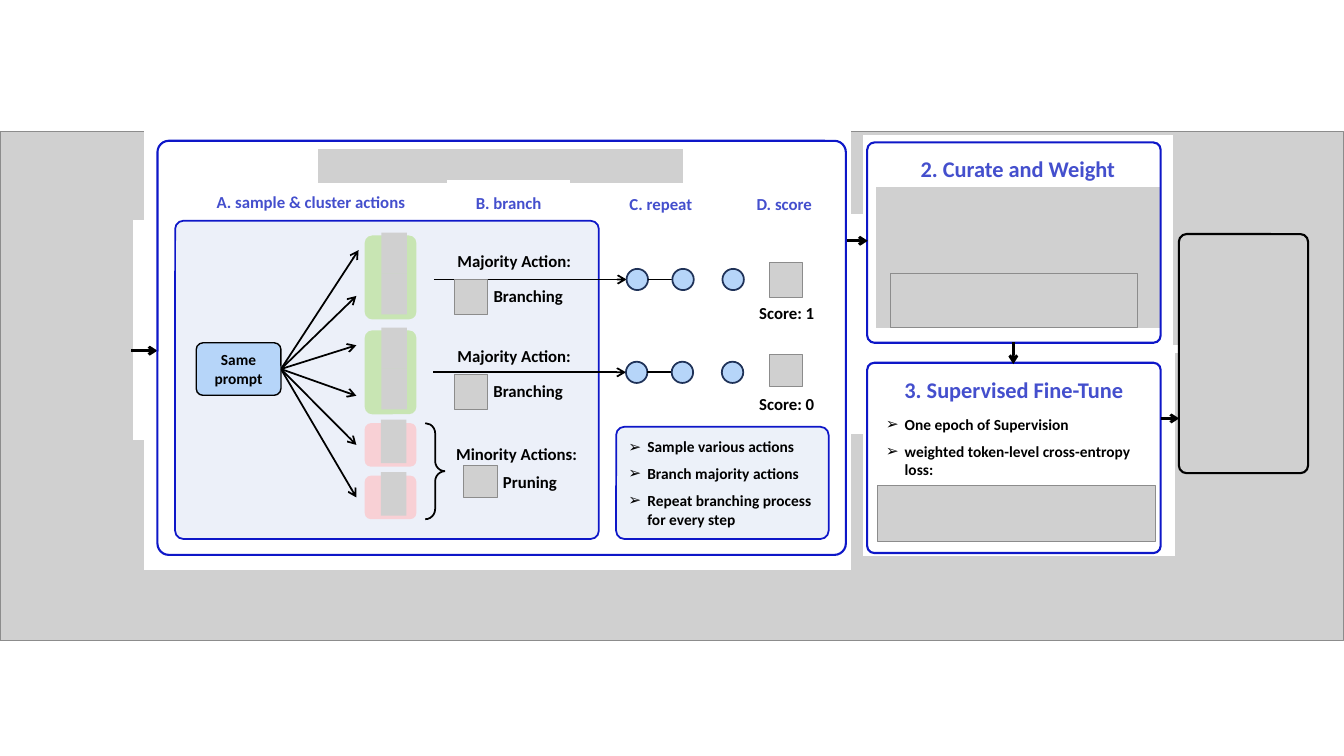
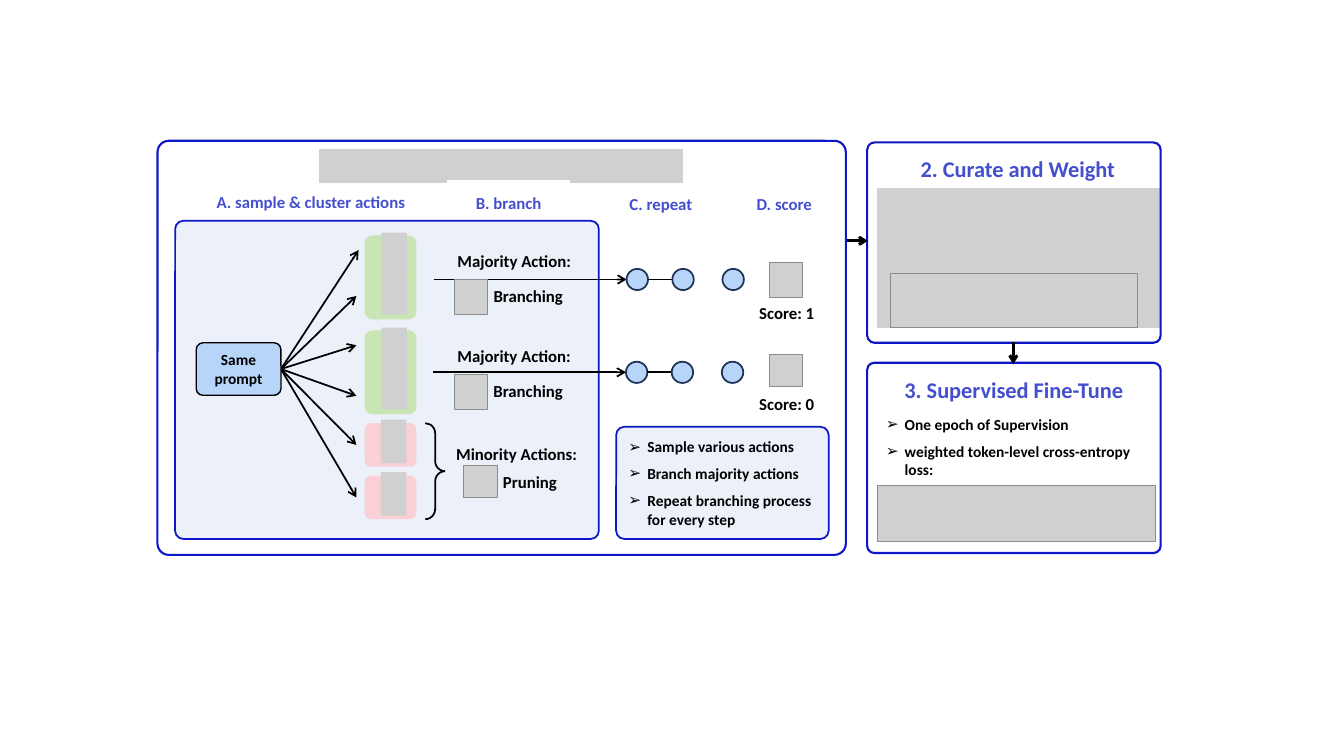
Before and after one commit to ArtysicistZ/ENVS, a slide deck: slide 1 of docs/pipeline.pptx. Drawn at 1344x756 pixels with LibreOffice and Linux fonts; fonts in the diff are those of the drawing; grey boxes stand for pictures; background and template pictures are left out. Boxes give left, top, right and bottom in pixels: in the first picture for what was removed or moved away, otherwise in the second. Text is boxed around its words. In the diff, an @@ line names an element or a change of style, - is before the commit and + after.

```diff
--- a/docs/pipeline.pptx
+++ b/docs/pipeline.pptx
@@ rectangle removed at bbox=[145, 115, 851, 569] @@
@@ picture removed at bbox=[0, 131, 1344, 640] @@
@@ rectangle removed at bbox=[134, 221, 153, 440] @@
@@ rectangle removed at bbox=[848, 215, 865, 434] @@
@@ rounded rectangle removed at bbox=[1180, 234, 1309, 473] @@
@@ arrow removed from (131, 351) to (157, 351) @@
@@ arrow removed from (1160, 418) to (1180, 418) @@
```
Also in this commit, not shown: 3 slides added, 13 other files.
